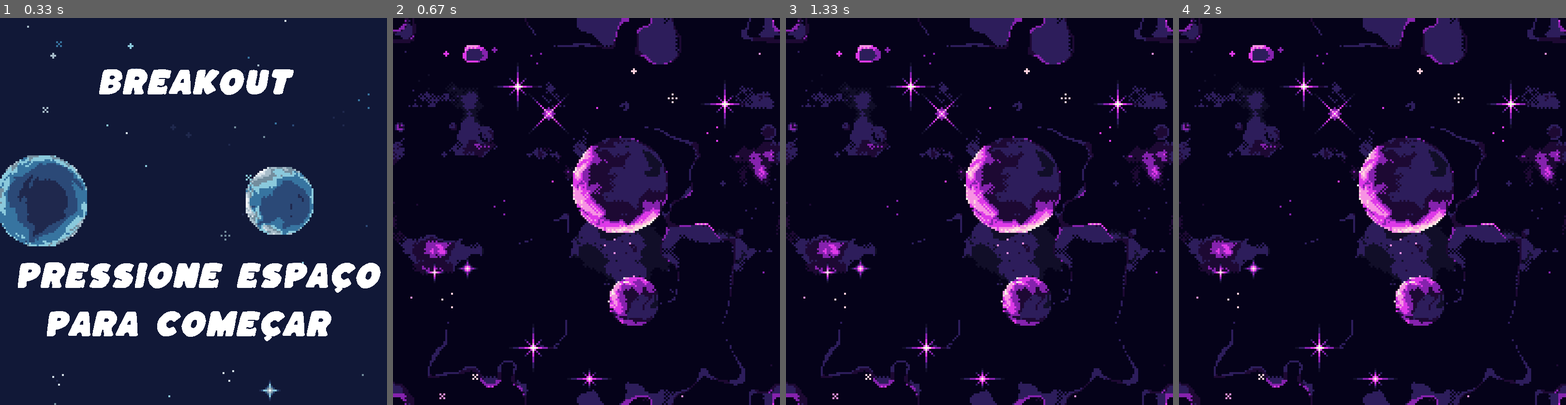
Above: before the commit, frames 1-4 (left to right).
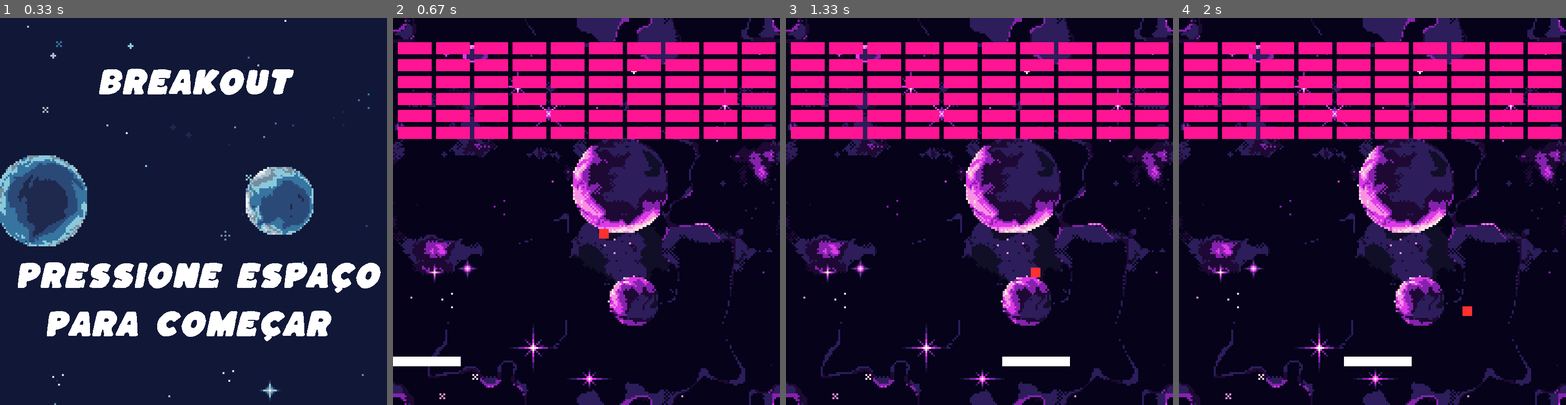
Above: after the commit, the same moments.

Repository: patrick-arashiro/Pygame-
Game: pygame game, started from codigo.py
Same seed, same stepped clock (60 frames per second), same inputs: the game is played once before the commit and once after it.
Inputs (mouse positions are in pixels of both pictures, inside the frame that each line leads up to):
- Up to frame 1 (0.33 s): no input
- Up to frame 2 (0.67 s): tap Space at 0.33 s
- Up to frame 3 (1.33 s): click (1018, 296) at 0.72 s; click (1037, 76) at 1.05 s
- Up to frame 4 (2 s): click (1380, 79) at 1.38 s; click (1376, 254) at 1.72 s

Frame 1 is identical in both runs. In frame 2, 17% of the frame differs, in the area x 0-99%, y 6-90%; in frame 3, 17%; in frame 4, 17%.

Commit message:
sem piscar

Diff:
--- a/codigo.py
+++ b/codigo.py
@@ -149,7 +149,7 @@
                         brick.visible = False
                         if brick.pregnant:
                             bolas.append(Ball(brick.x, brick.y, 20, 20, (255, 255, 255)))
-                        # bricks.pop(bricks.index(brick))
+                        bricks.pop(bricks.index(brick))
                         ball.yv *= -1
                         brickHitSound.play()
                         break
@@ -181,8 +181,8 @@
 
     for event in pygame.event.get():
         if event.type == pygame.QUIT:
-            run = False
+            game = False
     redrawGameWindow()
     window.fill(branco)
     window.blit(background, (0,0))
-    pygame.display.update()
+    # pygame.display.update()
